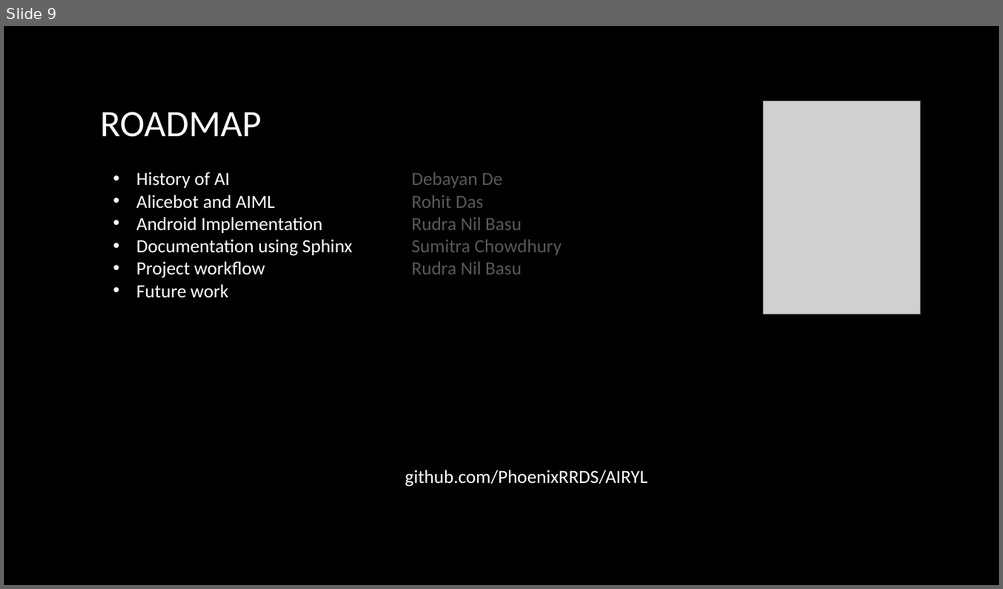
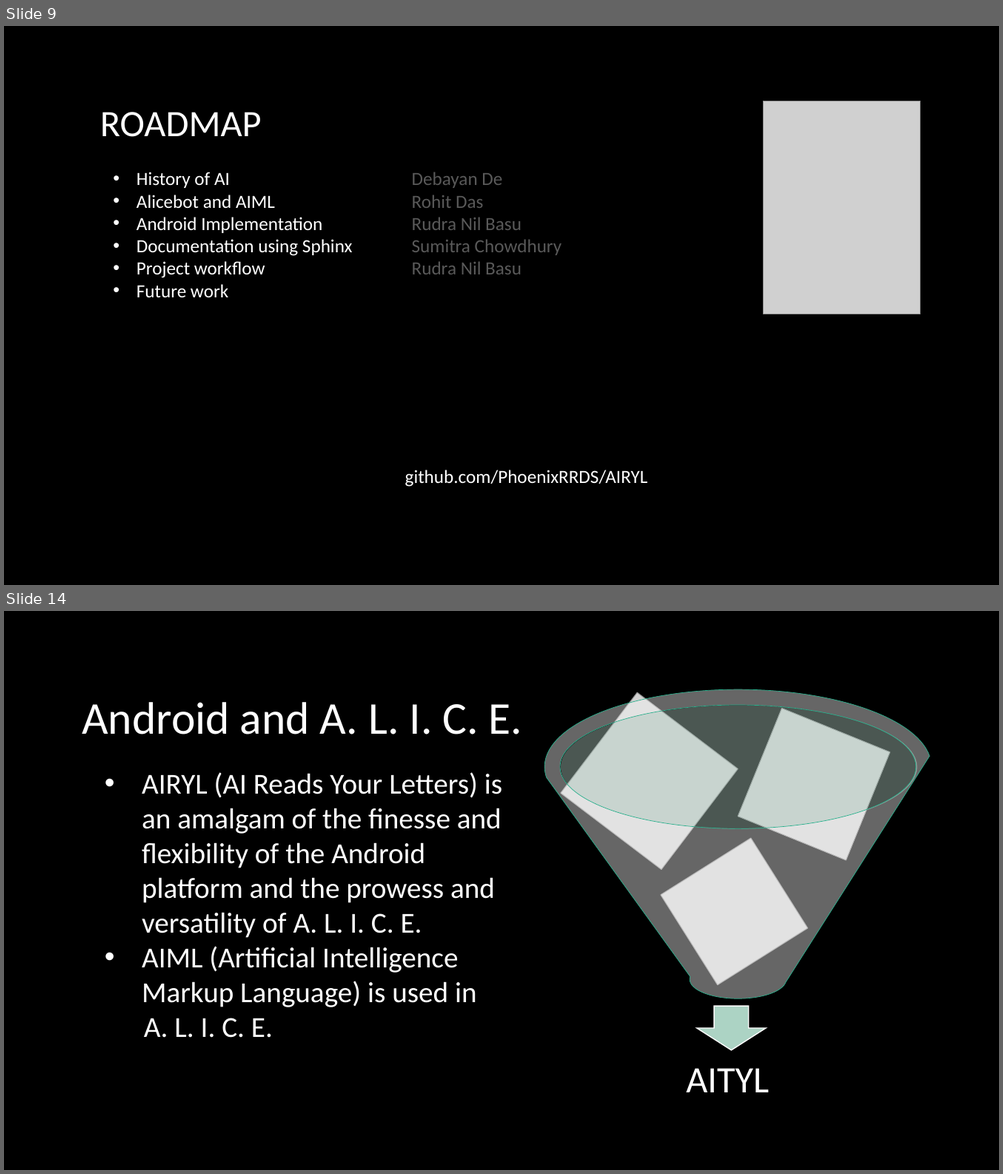
Before and after one commit to PhoenixRRDS/Presentation, a slide deck: The design and development of AIRYL.pptx. Shown one above the other, each under a label of ours: slide 9 before the commit, slides 9 and 14 after it; the slides between them are not shown. The pictures are 1003x589 and 1003x1174 pixels, drawn with LibreOffice and Linux fonts; fonts in the diff are those of the drawing; grey boxes stand for pictures. Boxes give left, top, right and bottom in pixels: in the first picture for what was removed or moved away, otherwise in the second. Text is boxed around its words. In the diff, an @@ line names an element or a change of style, - is before the commit and + after.

```diff
--- a/The design and development of AIRYL.pptx
+++ b/The design and development of AIRYL.pptx
@@ slide 14 added at (4, 611, 999, 1170), background #000000 @@
@@ group added at (544, 689, 931, 1093): 1 ellipse, 1 down arrow, 1 text, 1 funnel @@
+AITYL
@@ picture added at (560, 692, 738, 870) @@
@@ title added at (82, 702, 523, 735), 44 pt, text #FFFFFF @@
+Android and A. L. I. C. E.
@@ picture added at (738, 708, 889, 860) @@
@@ text added at (142, 772, 502, 1038), 28 pt, text #FFFFFF @@
+• AIRYL (AI Reads Your Letters) is an amalgam of the finesse and flexibility of the Android platform and the prowess and versatility of A. L. I. C. E.
+• AIML (Artificial Intelligence Markup Language) is used in
+A. L. I. C. E.
@@ picture added at (660, 838, 808, 985) @@
```
Also in this commit, not shown: 4 slides changed, 4 other slides added.
